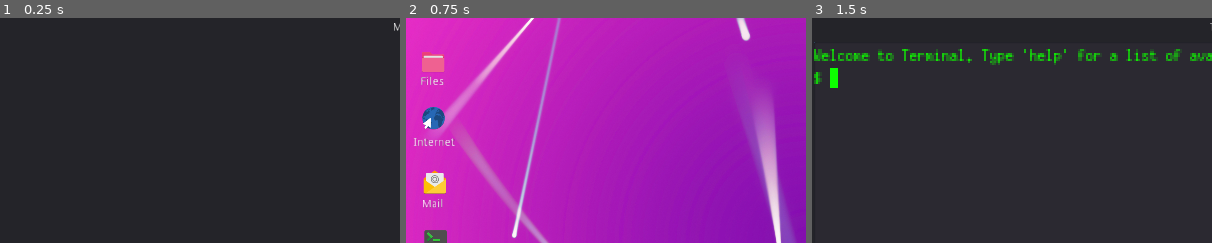
Above: before the commit, frames 1-3 (left to right).
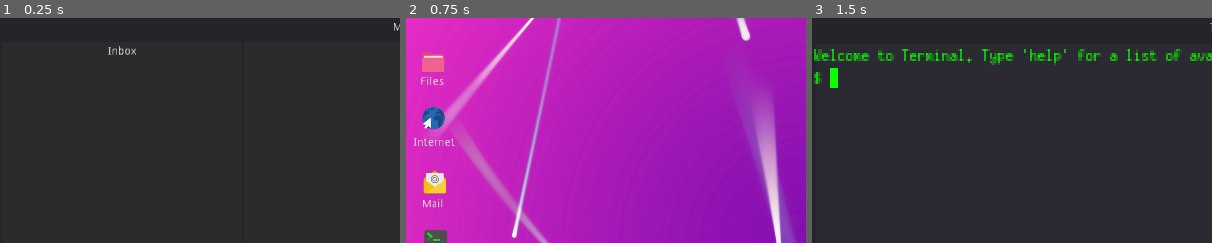
Above: after the commit, the same moments.

Repository: gabriele-costa/chloetart
Game: Godot game, scene res://Scenes/Mail.tscn
Same seed, same stepped clock (60 frames per second), same inputs: the game is played once before the commit and once after it. This scene is started directly instead of the project's main scene.
Inputs (mouse positions are % of the whole screen's width and height, from its top left):
- Up to frame 1 (0.25 s): no input
- Up to frame 2 (0.75 s): click (2, 96) at 0.5 s
- Up to frame 3 (1.5 s): click "Terminal" at 1.25 s
The pictures show only the part of the screen within x 0-50%, y 0-50%; the shares and areas given below are measured in that part.

The runs differ from the first frame. In frame 1, 0.1% of the frame differs, in the area x 27-34%, y 12-17%; in frame 2, nothing differs; in frame 3, nothing differs.

Commit message:
some logic

Diff:
--- a/Scenes/Mail.tscn
+++ b/Scenes/Mail.tscn
@@ -9,6 +9,11 @@
 [ext_resource path="res://Scripts/desktop_button.gd" type="Script" id=7]
 
 [sub_resource type="Theme" id=1]
+
+[sub_resource type="Theme" id=4]
+
+[sub_resource type="StyleBoxFlat" id=5]
+bg_color = Color( 0.172549, 0.172549, 0.172549, 1 )
 
 [sub_resource type="StyleBoxFlat" id=2]
 bg_color = Color( 0.262745, 0.262745, 0.262745, 0.705882 )
@@ -23,13 +28,13 @@
 texture = ExtResource( 2 )
 centered = false
 
-[node name="Panel" type="Panel" parent="."]
+[node name="WindowPanel" type="Panel" parent="."]
 margin_right = 2000.0
 margin_bottom = 1045.0
 grow_horizontal = 2
 grow_vertical = 2
 
-[node name="Label" type="Label" parent="Panel"]
+[node name="WindowTitle" type="Label" parent="WindowPanel"]
 margin_left = 950.0
 margin_top = 10.0
 margin_right = 1050.0
@@ -41,13 +46,45 @@
 align = 1
 valign = 1
 
-[node name="CloseButton" type="ToolButton" parent="Panel"]
+[node name="CloseButton" type="ToolButton" parent="WindowPanel"]
 margin_left = 1950.0
 margin_right = 2562.0
 margin_bottom = 608.0
 rect_scale = Vector2( 0.08, 0.08 )
 icon = ExtResource( 6 )
 script = ExtResource( 4 )
+
+[node name="InboxPanel" type="Panel" parent="WindowPanel"]
+margin_left = 5.0
+margin_top = 60.0
+margin_right = 305.0
+margin_bottom = 550.0
+rect_scale = Vector2( 2, 2 )
+theme = SubResource( 4 )
+custom_styles/panel = SubResource( 5 )
+
+[node name="InboxLabel" type="Label" parent="WindowPanel/InboxPanel"]
+margin_left = 120.0
+margin_top = 5.0
+margin_right = 180.0
+margin_bottom = 19.0
+rect_min_size = Vector2( 60, 0 )
+text = "Inbox"
+align = 1
+valign = 1
+
+[node name="MessagePanel" type="Panel" parent="WindowPanel"]
+margin_left = 610.0
+margin_top = 60.0
+margin_right = 1300.0
+margin_bottom = 550.0
+rect_scale = Vector2( 2, 2 )
+theme = SubResource( 4 )
+custom_styles/panel = SubResource( 5 )
+
+[node name="MessageText" type="RichTextLabel" parent="WindowPanel/MessagePanel"]
+margin_right = 690.0
+margin_bottom = 490.0
 
 [node name="os_bar" type="Panel" parent="."]
 margin_top = 1045.0
@@ -77,5 +114,5 @@
 align = 1
 valign = 1
 
-[connection signal="pressed" from="Panel/CloseButton" to="Panel/CloseButton" method="_on_CloseButton_pressed"]
+[connection signal="pressed" from="WindowPanel/CloseButton" to="WindowPanel/CloseButton" method="_on_CloseButton_pressed"]
 [connection signal="pressed" from="os_bar/desktop" to="os_bar/desktop" method="_on_desktop_pressed"]
--- a/Scenes/Terminal.tscn
+++ b/Scenes/Terminal.tscn
@@ -32,13 +32,13 @@
 texture = ExtResource( 2 )
 centered = false
 
-[node name="Panel" type="Panel" parent="."]
+[node name="WindowPanel" type="Panel" parent="."]
 margin_right = 2000.0
 margin_bottom = 1045.0
 grow_horizontal = 2
 grow_vertical = 2
 
-[node name="Label" type="Label" parent="Panel"]
+[node name="WindowTitle" type="Label" parent="WindowPanel"]
 margin_left = 950.0
 margin_top = 10.0
 margin_right = 1050.0
@@ -50,7 +50,7 @@
 align = 1
 valign = 1
 
-[node name="CloseButton" type="ToolButton" parent="Panel"]
+[node name="CloseButton" type="ToolButton" parent="WindowPanel"]
 margin_left = 1950.0
 margin_right = 2562.0
 margin_bottom = 608.0
@@ -58,7 +58,7 @@
 icon = ExtResource( 6 )
 script = ExtResource( 4 )
 
-[node name="TextEdit" type="TextEdit" parent="Panel"]
+[node name="TextEdit" type="TextEdit" parent="WindowPanel"]
 margin_left = 5.0
 margin_top = 60.0
 margin_right = 1000.0
@@ -101,7 +101,7 @@
 align = 1
 valign = 1
 
-[connection signal="pressed" from="Panel/CloseButton" to="Panel/CloseButton" method="_on_CloseButton_pressed"]
-[connection signal="cursor_changed" from="Panel/TextEdit" to="Panel/TextEdit" method="_on_TextEdit_cursor_changed"]
-[connection signal="text_changed" from="Panel/TextEdit" to="Panel/TextEdit" method="_on_TextEdit_text_changed"]
+[connection signal="pressed" from="WindowPanel/CloseButton" to="WindowPanel/CloseButton" method="_on_CloseButton_pressed"]
+[connection signal="cursor_changed" from="WindowPanel/TextEdit" to="WindowPanel/TextEdit" method="_on_TextEdit_cursor_changed"]
+[connection signal="text_changed" from="WindowPanel/TextEdit" to="WindowPanel/TextEdit" method="_on_TextEdit_text_changed"]
 [connection signal="pressed" from="os_bar/desktop" to="os_bar/desktop" method="_on_desktop_pressed"]
Not shown: 1 places in Scenes/Mail.tscn that only renumber resources
